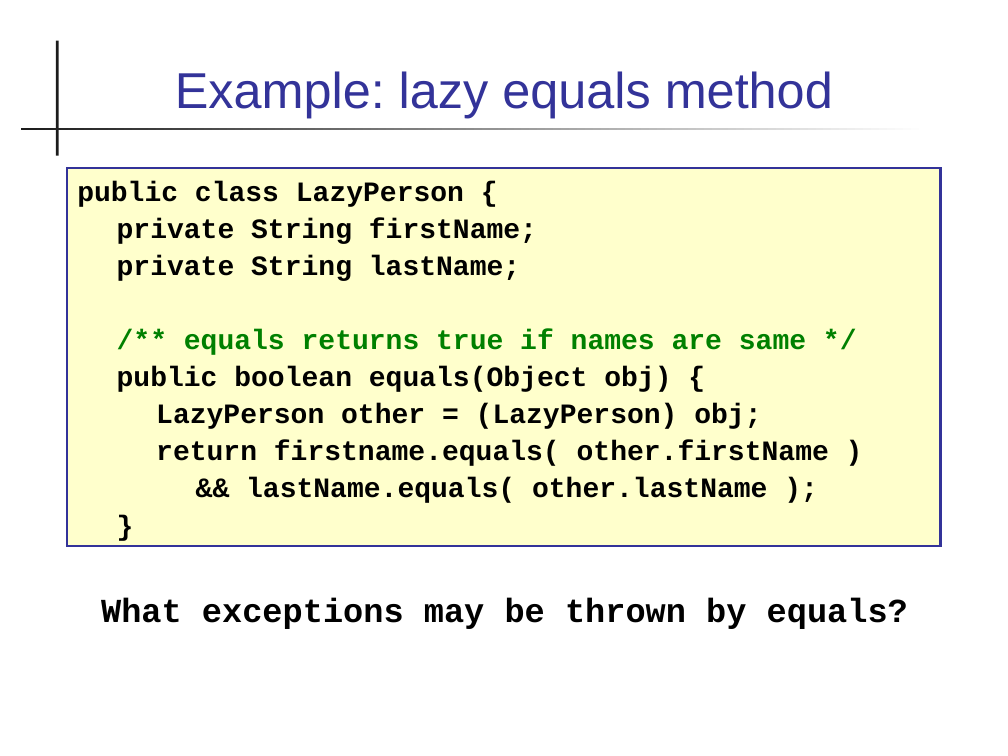
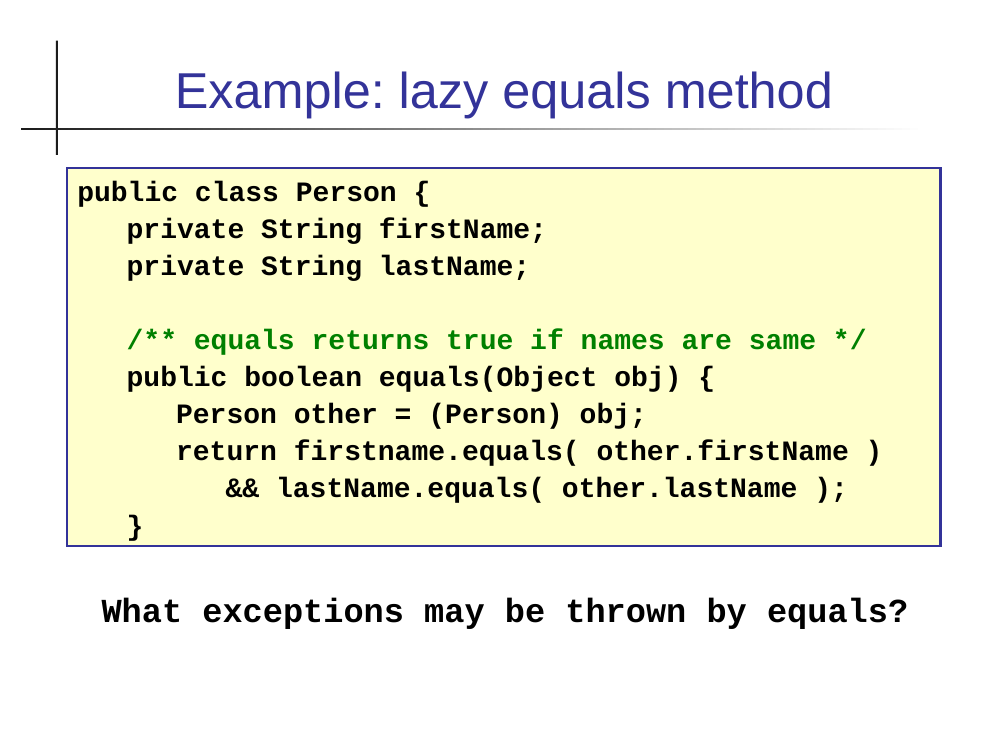
Before and after one commit to skeoop/skeoop.github.io, a slide deck: slide 39 of exceptions/Exceptions.ppt (slide 48 before the commit). Drawn at 1008x756 pixels with LibreOffice and Linux fonts; fonts in the diff are those of the drawing. Boxes give left, top, right and bottom in pixels: in the first picture for what was removed or moved away, otherwise in the second. Text is boxed around its words. In the diff, an @@ line names an element or a change of style, - is before the commit and + after.

Commit message:
revise slides on exceptions

```diff
--- a/exceptions/Exceptions.ppt
+++ b/exceptions/Exceptions.ppt
@@ text in rectangle at [77, 181, 397, 207]: text changed @@
-public class LazyPerson {
+public class Person {
@@ text in rectangle at [176, 403, 647, 429]: text changed @@
-LazyPerson other = (LazyPerson) obj;
+Person other = (Person) obj;
@@ text "What exceptions may be thrown ..." at [102, 598, 908, 629]: indent changed @@
```
Also in this commit, not shown: 33 other slides changed, 3 slides added, 25 slides removed, 7 other files.
